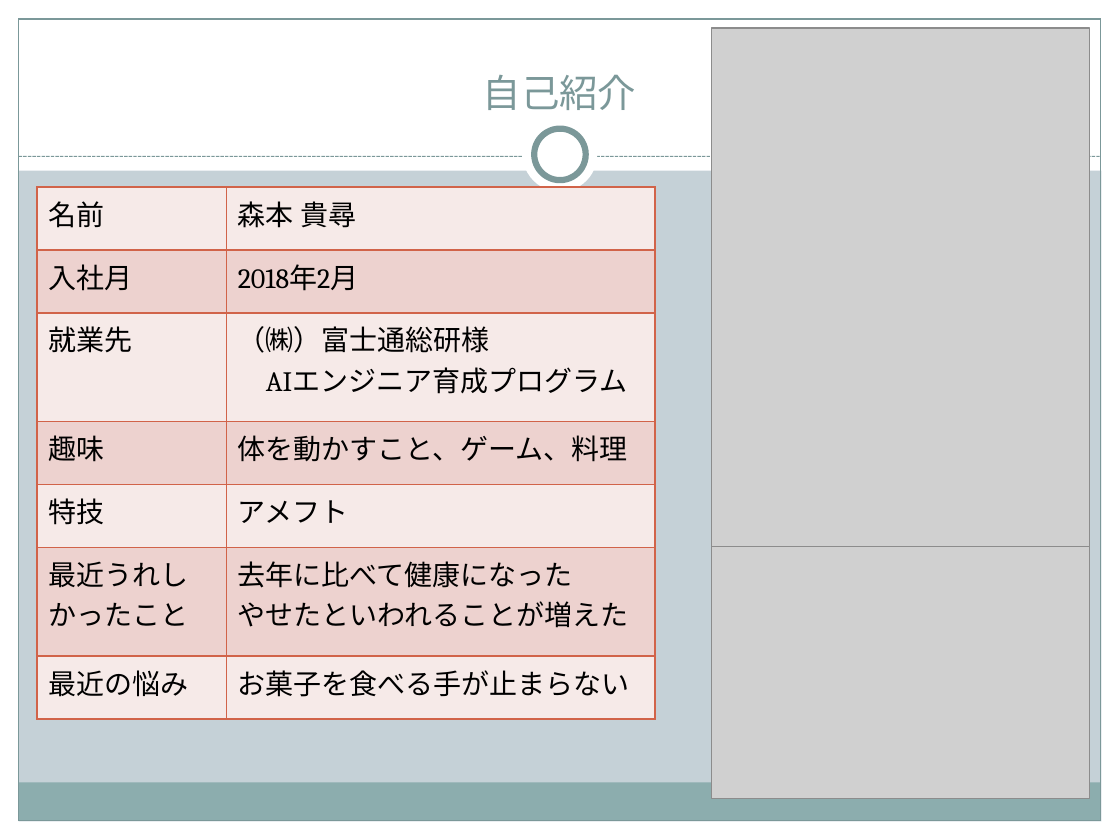
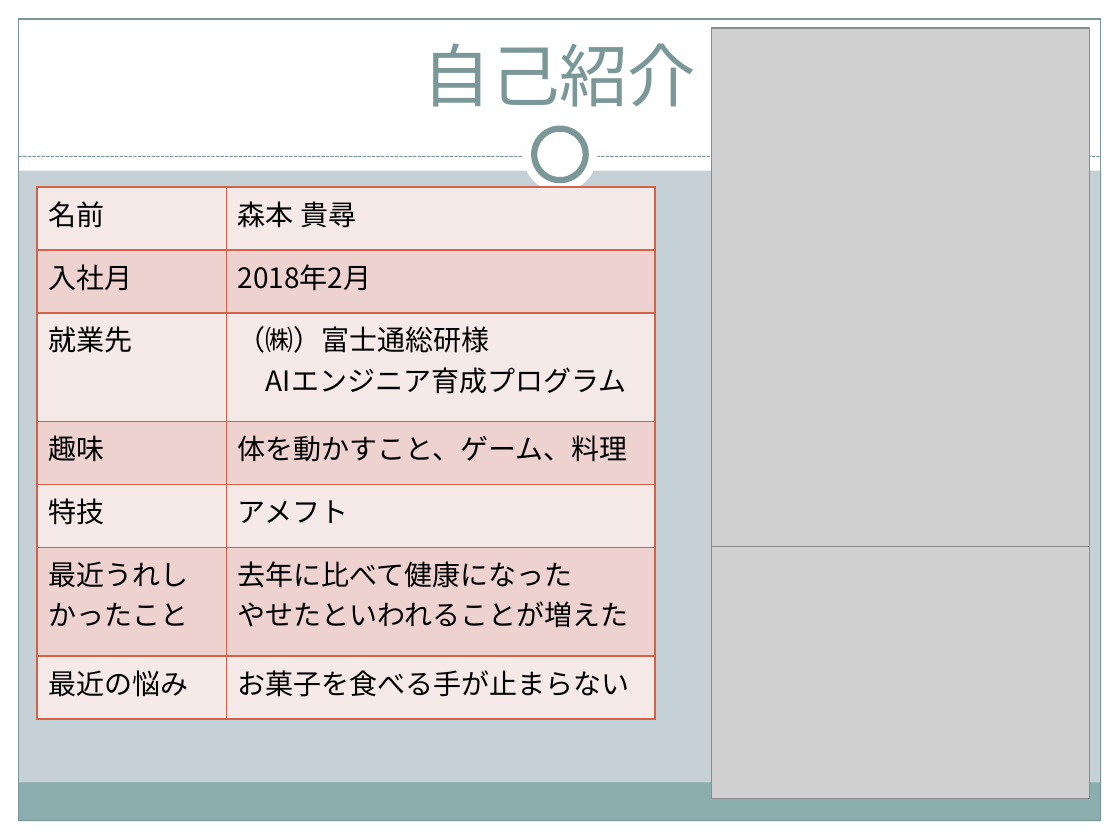
Before and after one commit to StudyGroupPT/1130, a slide deck: slide 2 of doc/勉強会_titanic.pptx. Drawn at 1120x840 pixels with LibreOffice and Linux fonts; fonts in the diff are those of the drawing; grey boxes stand for pictures. Boxes give left, top, right and bottom in pixels: in the first picture for what was removed or moved away, otherwise in the second. Text is boxed around its words. In the diff, an @@ line names an element or a change of style, - is before the commit and + after.

```diff
--- a/doc/勉強会_titanic.pptx
+++ b/doc/勉強会_titanic.pptx
@@ title "自己紹介" at [423, 43, 697, 107]: size 24.8 to 44 pt, font Cambria to Noto Sans CJK JP @@
@@ table at [37, 187, 655, 719] @@
@@ font Cambria to Noto Sans CJK JP @@
```
Also in this commit, not shown: 13 other slides changed, 1 slide added.
